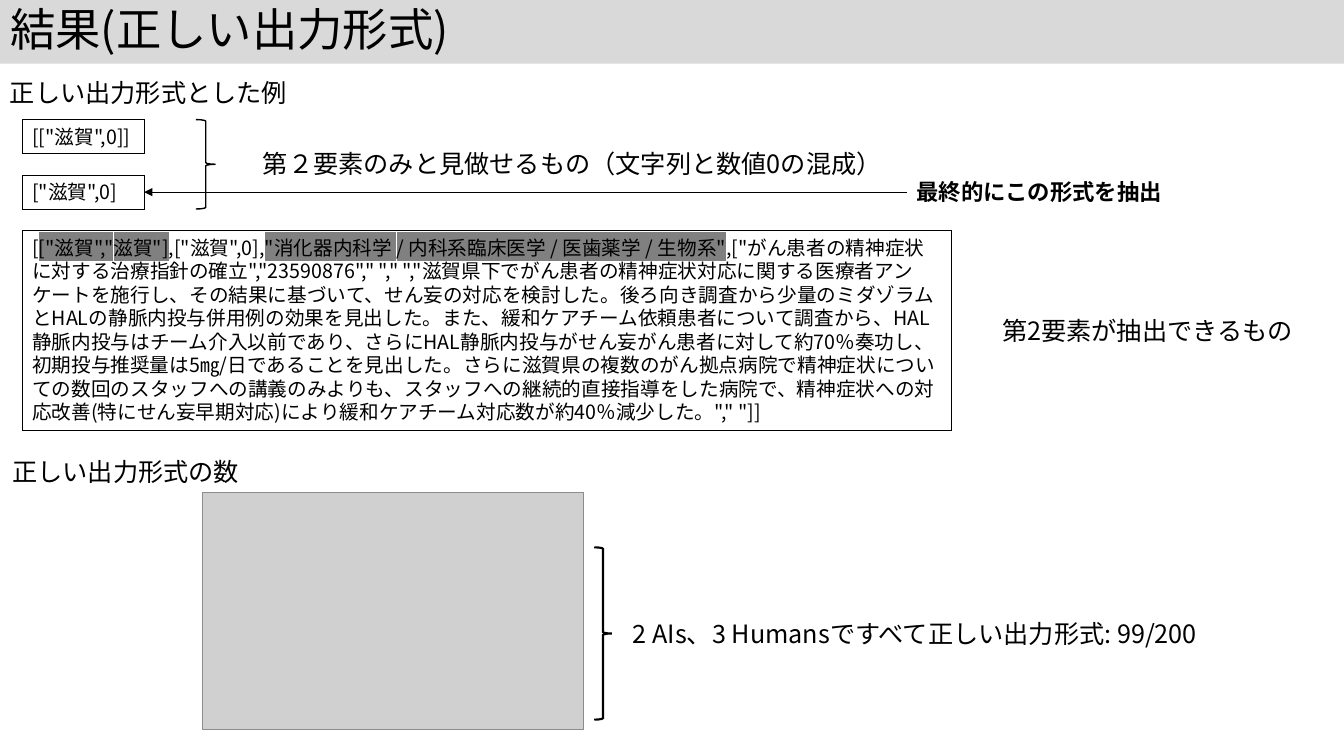
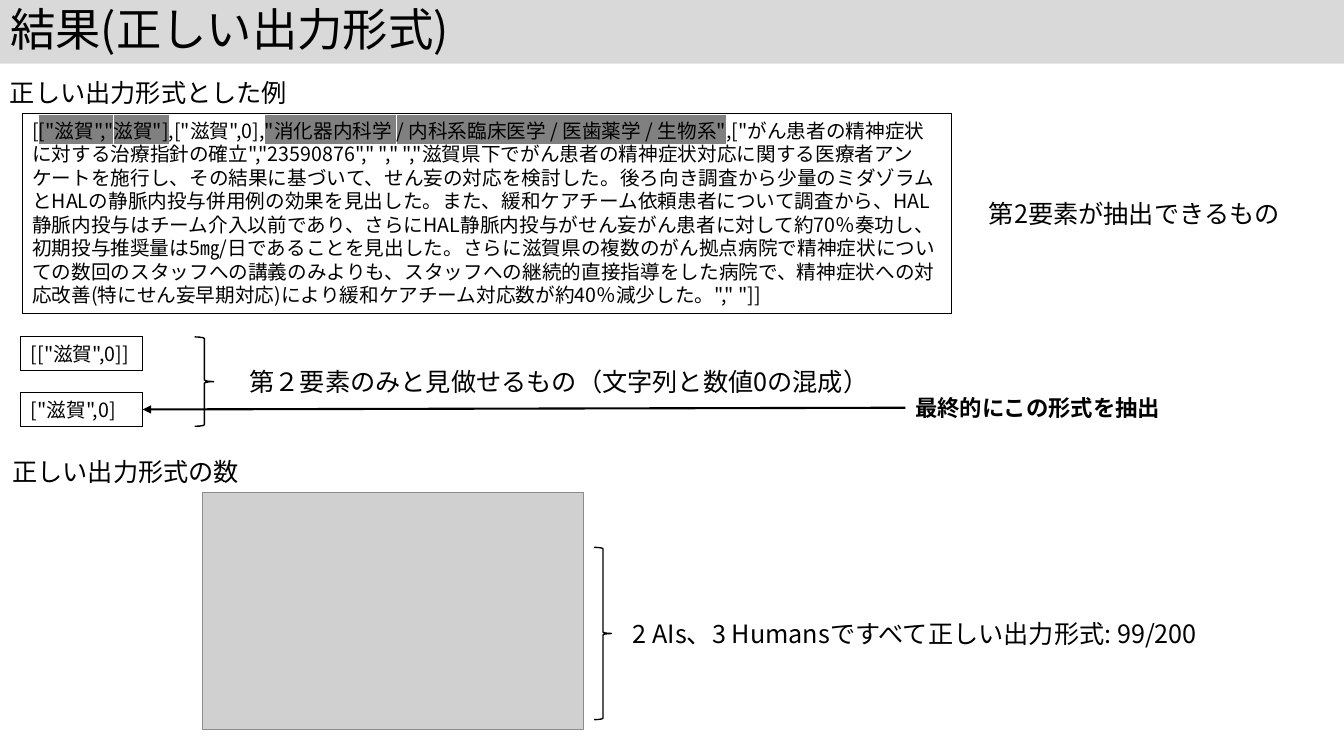
Before and after one commit to kouamano/nihongo-region-name-extract, a slide deck: slide 14 of jsik2026taikai.pptx. Drawn at 1344x756 pixels with LibreOffice and Linux fonts; fonts in the diff are those of the drawing; grey boxes stand for pictures. Boxes give left, top, right and bottom in pixels: in the first picture for what was removed or moved away, otherwise in the second. Text is boxed around its words. In the diff, an @@ line names an element or a change of style, - is before the commit and + after.

```diff
--- a/jsik2026taikai.pptx
+++ b/jsik2026taikai.pptx
@@ rectangle "[["滋賀","滋賀"],["滋賀",0],"消化器内科学 / 内科系臨床医学 / 医歯薬学 ...": place and size @@
-rectangle "[["滋賀","滋賀"],["滋賀",0],"消化器内科学 / 内科系臨床医学 / 医歯薬学 ..." at [22, 231, 952, 432]
+rectangle "[["滋賀","滋賀"],["滋賀",0],"消化器内科学 / 内科系臨床医学 / 医歯薬学 ..." at [22, 114, 952, 315]
@@ text "第2要素が抽出できるもの": place and size @@
-text "第2要素が抽出できるもの" at [1002, 318, 1293, 342]
+text "第2要素が抽出できるもの" at [989, 201, 1280, 225]
@@ text "第２要素のみと見做せるもの（文字列と数値0の混成）": place and size @@
-text "第２要素のみと見做せるもの（文字列と数値0の混成）" at [263, 151, 882, 176]
+text "第２要素のみと見做せるもの（文字列と数値0の混成）" at [249, 369, 868, 394]
@@ 2 rectangles, 1 text, 1 right brace, 1 arrow: place and size @@
-2 rectangles, 1 text, 1 right brace, 1 arrow at [22, 120, 1162, 210]
+2 rectangles, 1 text, 1 right brace, 1 arrow at [21, 337, 1160, 426]
@@ arrow (905, 408) - (143, 409): stroke #000000 0.75 pt to #000000 1.5 pt @@
@@ right brace at [595, 547, 612, 720]: outline #000000 1.5 pt to #000000 1 pt @@
```
Also in this commit, not shown: 4 other slides changed.
